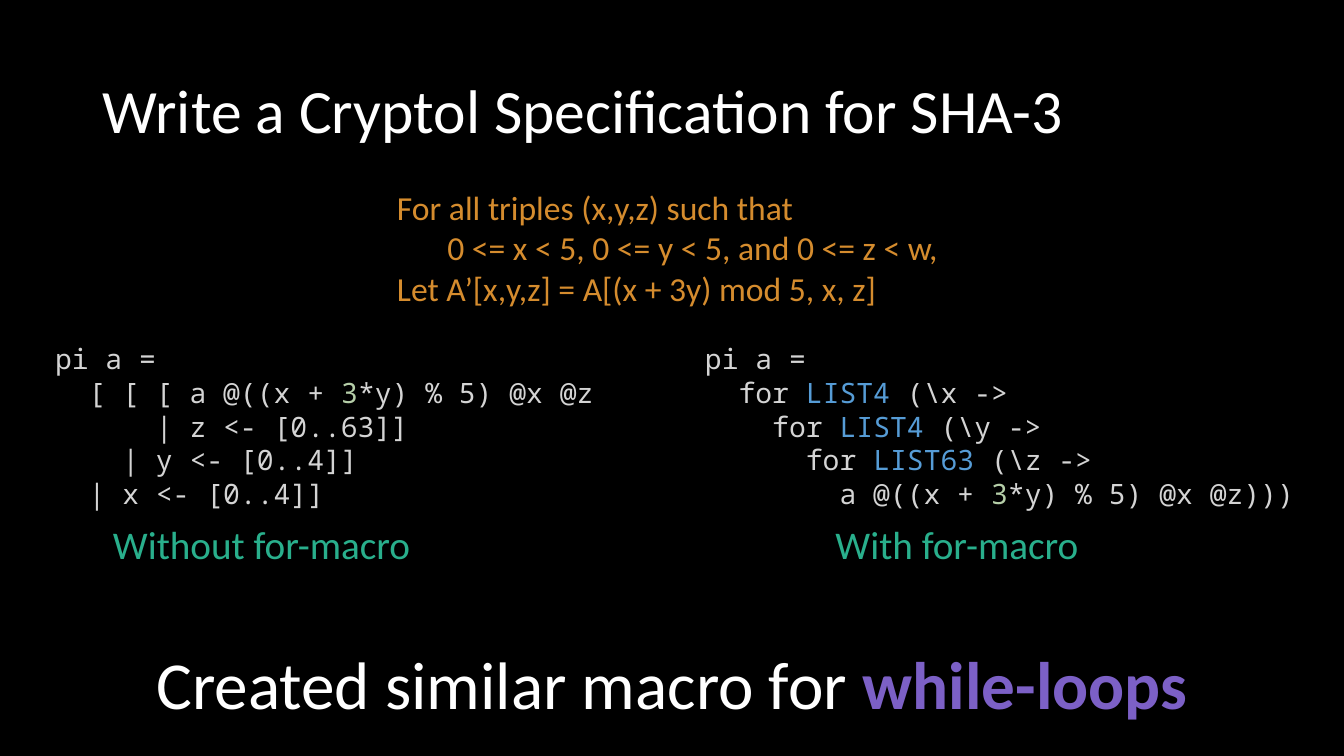
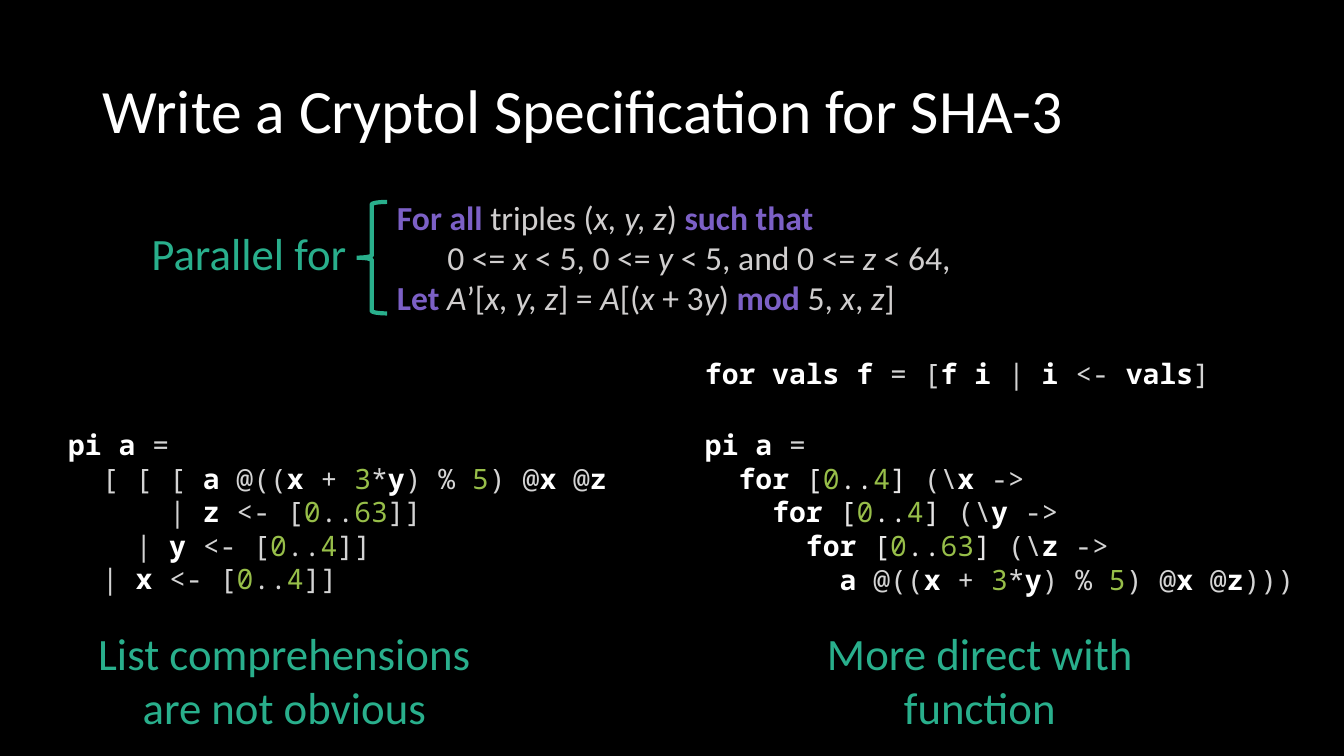
Before and after one commit to ericmercer/sha3-verification, a slide deck: slide 10 of presentation/SPIN2022.pptx (slide 9 before the commit). Drawn at 1344x756 pixels with LibreOffice and Linux fonts; fonts in the diff are those of the drawing. Boxes give left, top, right and bottom in pixels: in the first picture for what was removed or moved away, otherwise in the second. Text is boxed around its words. In the diff, an @@ line names an element or a change of style, - is before the commit and + after.

Commit message:
Add new slides

```diff
--- a/presentation/SPIN2022.pptx
+++ b/presentation/SPIN2022.pptx
@@ right brace added at [357, 202, 387, 314], outline #29AF8C 3 pt @@
@@ text at [397, 205, 950, 316]: text changed; text colour #D58C2E to #D0CECE @@
-For all triples (x,y,z) such that
-0 <= x < 5, 0 <= y < 5, and 0 <= z < w,
-Let A’[x,y,z] = A[(x + 3y) mod 5, x, z]
+For all triples (x, y, z) such that
+0 <= x < 5, 0 <= y < 5, and 0 <= z < 64,
+Let A’[x, y, z] = A[(x + 3y) mod 5, x, z]
@@ text at [151, 239, 346, 271]: text changed; size 28 to 32 pt @@
-Without for-macro
+Parallel for
@@ text added at [705, 362, 1210, 389], 20 pt, text #FFFFFF, bold @@
+for vals f = [f i | i <- vals]
@@ text "pi a =": place and size @@
-text "pi a =" at [55, 347, 594, 509]
+text "pi a =" at [68, 433, 607, 594]
@@ text "pi a =" at [68, 433, 607, 594]: text colour #D4D4D4 to #FFFFFF, bold on in "pi a", "a @((x 3*y) @x @z", "z", "y" and 1 more places; text colour #B5CEA8 to #97BE49 in "3*y)"; text colour #D4D4D4 to #97BE49 in "5)", "[0..63]]", "[0..4]]", "[0..4]]" @@
@@ text "pi a =": place and size @@
-text "pi a =" at [705, 347, 1294, 511]
+text "pi a =" at [705, 433, 1294, 597]
@@ text at [705, 433, 1294, 597]: text colour #D4D4D4 to #FFFFFF, bold on in "pi a", "a @((x 3*y) @x @z)))"; text colour #B5CEA8 to #97BE49 in "3*y)"; text colour #D4D4D4 to #97BE49 in "5)" @@
@@ text at [739, 467, 1058, 561]: text changed; text colour #D4D4D4 to #FFFFFF @@
-for LIST4 (\x ->
-for LIST4 (\y ->
-for LIST63 (\z ->
+for [0..4] (\x ->
+for [0..4] (\y ->
+for [0..63] (\z ->
@@ text removed at [835, 532, 1079, 560] @@
-With for-macro
@@ text added at [98, 639, 470, 725], 32 pt, text #29AF8C @@
+List comprehensions are not obvious
@@ text at [827, 639, 1132, 725]: text changed; size 48 to 32 pt; text colour #FFFFFF to #29AF8C @@
-Created similar macro for while-loops
+More direct with function
```
Also in this commit, not shown: 3 other slides changed, 3 slides added.
